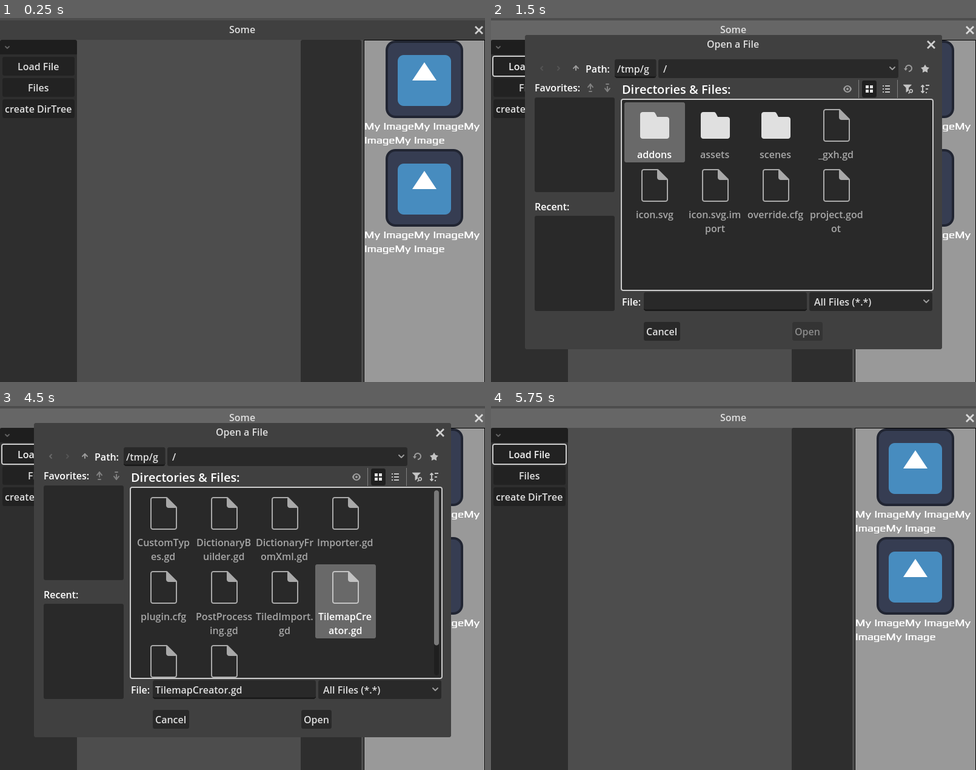
Above: before the commit, frames 1-4 (two rows, left to right).
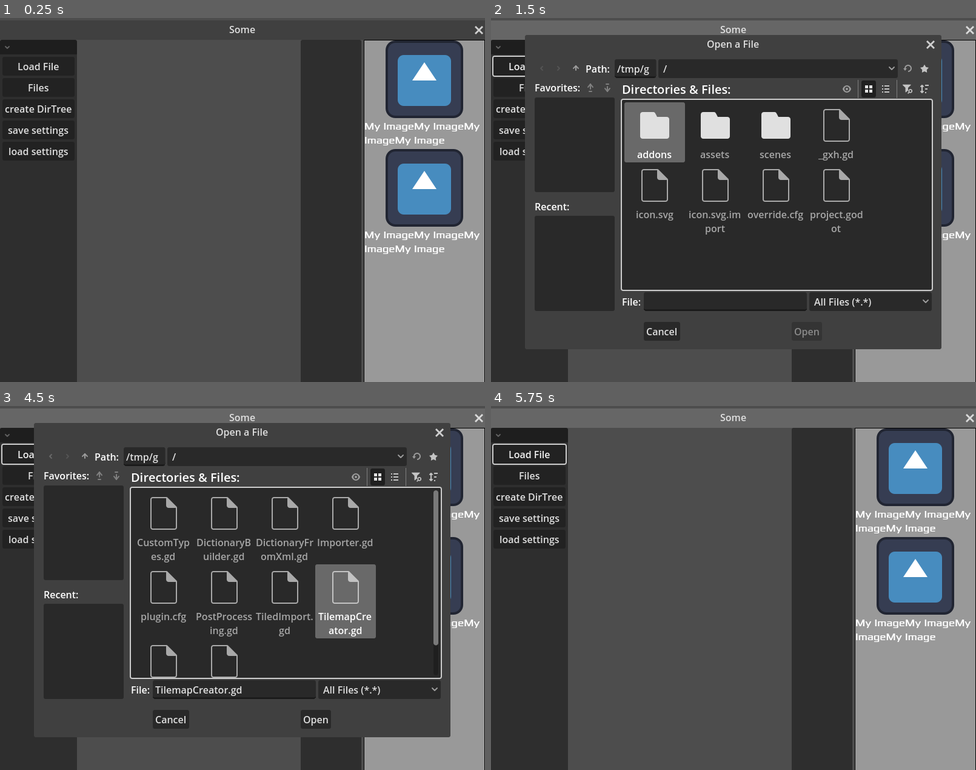
Above: after the commit, the same moments.

Repository: jackdarker/Godot_Samples
Game: Godot game, scene res://scenes/ControlsTest.tscn
Same seed, same stepped clock (60 frames per second), same inputs: the game is played once before the commit and once after it. The engine's default icon, where the game draws it, is replaced by a stand-in: a white triangle on a blue panel in a dark square.
Inputs (mouse positions are in pixels of both pictures, inside the frame that each line leads up to):
- Up to frame 1 (0.25 s): no input
- Up to frame 2 (1.5 s): click "Load File" at 0.5 s; click (529, 130) at 1.25 s, where only the run after the commit has a clickable "save settings"
- Up to frame 3 (4.5 s): click (38, 540) at 2 s, where only the run after the commit has a clickable "load settings"; click "Files" at 2.75 s; click "create DirTree" at 3.5 s; tap Enter at 4.25 s; move the mouse to (349, 569) at 4.27 s; hold D (move_right) from 4.28 s (still down); hold Space (action_1) from 4.28 s (still down); click (349, 569) at 4.42 s
- Up to frame 4 (5.75 s): move the mouse to (636, 606) at 5.02 s; release D (move_right) at 5.03 s; release Space (action_1) at 5.03 s; hold S (move_down) from 5.03 s (still down); tap Space (action_1) at 5.1 s

The runs differ from the first frame. In frame 1, 0.2% of the frame differs, in the area x 1-15%, y 29-39%; in frame 2, 0.5%; in frame 3, 0.6%, in the area x 1-93%, y 5-91%; in frame 4, 0.2%.
Error before the commit: Attempt to call function 'resize' in base 'null instance' on a null instance. (res://scenes/controls_test.gd:22)
Error after the commit: Compile Error: Failed to compile depended scripts. (res://scenes/controls_test.gd:0)

Commit message:
save/load

Diff:
--- a/project.godot
+++ b/project.godot
@@ -19,6 +19,7 @@
 
 Global="*res://scenes/global_script.gd"
 SaveLoad="*res://scenes/save_load.gd"
+SaveLoadMgr="*res://scenes/SaveLoadMgr.gd"
 
 [display]
 
--- a/scenes/ControlsTest.tscn
+++ b/scenes/ControlsTest.tscn
@@ -1,10 +1,10 @@
 [gd_scene load_steps=4 format=3 uid="uid://dgcscmok8h51i"]
 
-[ext_resource type="Script" uid="uid://djv8e3tbskqio" path="res://scenes/controls_test.gd" id="1_ad1ey"]
+[ext_resource type="Script" uid="uid://bvuvr65i1q0lf" path="res://scenes/controls_test.gd" id="1_ad1ey"]
 [ext_resource type="Theme" uid="uid://dyoqwqakkfsn2" path="res://scenes/style_menu.tres" id="2_c4l0b"]
 [ext_resource type="PackedScene" uid="uid://c8qw0h1nshdir" path="res://scenes/ImageListItem.tscn" id="3_c4l0b"]
 
-[node name="ControlsTest" type="Window"]
+[node name="ControlsTest" type="Window" groups=["Persist"]]
 oversampling_override = 1.0
 title = "Some"
 position = Vector2i(0, 36)
@@ -35,6 +35,14 @@
 [node name="Button3" type="Button" parent="HBoxContainer/Container/VBoxContainer"]
 layout_mode = 2
 text = "create DirTree"
+
+[node name="Button4" type="Button" parent="HBoxContainer/Container/VBoxContainer"]
+layout_mode = 2
+text = "save settings"
+
+[node name="Button5" type="Button" parent="HBoxContainer/Container/VBoxContainer"]
+layout_mode = 2
+text = "load settings"
 
 [node name="TextureRect" type="TextureRect" parent="HBoxContainer"]
 unique_name_in_owner = true
@@ -75,6 +83,8 @@
 [connection signal="pressed" from="HBoxContainer/Container/VBoxContainer/Button" to="." method="_on_button_pressed"]
 [connection signal="pressed" from="HBoxContainer/Container/VBoxContainer/Button2" to="." method="_on_button_2_pressed"]
 [connection signal="pressed" from="HBoxContainer/Container/VBoxContainer/Button3" to="." method="_on_button_3_pressed"]
+[connection signal="pressed" from="HBoxContainer/Container/VBoxContainer/Button4" to="." method="_on_button_4_pressed"]
+[connection signal="pressed" from="HBoxContainer/Container/VBoxContainer/Button5" to="." method="_on_button_5_pressed"]
 [connection signal="item_collapsed" from="HBoxContainer/Tree" to="." method="_on_tree_item_collapsed"]
 [connection signal="item_selected" from="HBoxContainer/Tree" to="." method="_on_tree_item_selected"]
 [connection signal="file_selected" from="FileDialog" to="." method="_on_file_dialog_file_selected"]
--- a/scenes/controls_test.gd
+++ b/scenes/controls_test.gd
@@ -3,15 +3,30 @@
 
 
 @onready var SceneListItem = load("res://scenes/ImageListItem.tscn")
+var UID:int
 # Called when the node enters the scene tree for the first time.
 func _ready() -> void:
 	pass # Replace with function body.
 
 
 # Called every frame. 'delta' is the elapsed time since the previous frame.
-func _process(delta: float) -> void:
+func _process(_delta: float) -> void:
 	pass
 
+func saveData()->Dictionary:
+	var data ={
+		"filename" : get_scene_file_path(),
+		"parent" : get_parent().get_path(),
+		"UID":UID,
+		"x":position.x,
+		"y":position.y,
+	}
+	return data
+
+func loadData(data: Dictionary):
+	position.x = data["x"]
+	position.y = data["y"]
+	UID=data["UID"]
 
 func _on_button_pressed() -> void:
 	%FileDialog.popup_centered_ratio()
@@ -57,8 +72,6 @@
 func _loadImgToTexture(path,max_width,max_height)->ImageTexture:
 	var m_ImageScalingMode=-1
 	var image = Image.load_from_file(path)
-	var Width =max_width
-	var Height = max_height
 	var ImageWidth=image.get_width()
 	var ImageHeight=image.get_height()
 	var Ratio_W = max_width/ImageWidth
@@ -67,7 +80,7 @@
 	if ((m_ImageScalingMode == -1) || (m_ImageScalingMode == -2 && scale < 1)):
 		image.resize(snapped(ImageWidth * scale,2),snapped(ImageHeight * scale,2))
 	elif ((1 <= m_ImageScalingMode) && (m_ImageScalingMode <= 1000)):
-		image.resize(snapped((ImageWidth * m_ImageScalingMode) / 100,2),snapped((ImageHeight * m_ImageScalingMode) / 100,2))
+		image.resize(snapped((ImageWidth * m_ImageScalingMode) / 100.0,2),snapped((ImageHeight * m_ImageScalingMode) / 100.0,2))
 	else:
 		pass
 	var texture = ImageTexture.create_from_image(image)
@@ -79,13 +92,13 @@
 	var ThumbnailSize = 128
 	var Width =0
 	var Height = 0
-	var Ratio = image.get_width() / image.get_height()
+	var Ratio = image.get_width() / float(image.get_height())
 	if Ratio>= 1.0:
 		Width = ThumbnailSize;
-		Height = (Width * image.get_height()) / image.get_width();
+		Height = (Width * image.get_height()) / float(image.get_width());
 	else:
 		Height = ThumbnailSize;
-		Width = (Height * image.get_width()) / image.get_height();
+		Width = (Height * image.get_width()) / float(image.get_height());
 
 	image.resize(Width,Height)
 	var texture = ImageTexture.create_from_image(image)
@@ -120,7 +133,6 @@
 	if !is_inside_tree():
 		return
 	var tree=%Tree
-	var folder_name=item.get_text(0)
 	var full_path:String=item.get_metadata(0)
 	var dir = DirAccess.open(full_path)
 	if dir:
@@ -170,3 +182,11 @@
 	hide()
 	call_deferred("free")
 	pass # Replace with function body.
+
+
+func _on_button_4_pressed() -> void:
+	SaveLoadMgr.save("c://temp//savegame.save")
+
+
+func _on_button_5_pressed() -> void:
+	SaveLoadMgr.load("c://temp//savegame.save")
